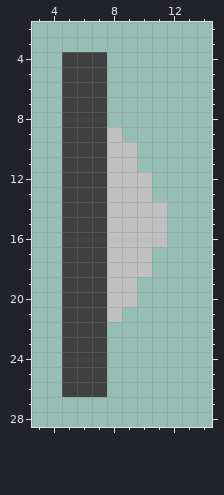
File history of a pixel-art sprite, icons/Wandleuchte_Grau.png. Above is the file before it was changed.
The file is 32x32 pixels. Shown: x 3..14, y 2..28. The old version is drawn lined up with the new one.
After the commit:
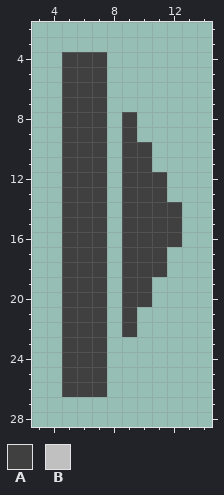
Palette (. is transparent): A #404040  B #c0c0c0
Edits made:
whole drawing moved by -1,+0 (the old picture is shown already moved)
@@ x 3..14 @@
  7 ..AAA.......
- 8 ..AAA.......
- 9 ..AAAB......
-10 ..AAABB.....
-11 ..AAABB.....
-12 ..AAABBB....
-13 ..AAABBB....
-14 ..AAABBBB...
-15 ..AAABBBB...
-16 ..AAABBBB...
-17 ..AAABBB....
-18 ..AAABBB....
-19 ..AAABB.....
-20 ..AAABB.....
-21 ..AAAB......
-22 ..AAA.......
+ 8 ..AAA.A.....
+ 9 ..AAA.A.....
+10 ..AAA.AA....
+11 ..AAA.AA....
+12 ..AAA.AAA...
+13 ..AAA.AAA...
+14 ..AAA.AAAA..
+15 ..AAA.AAAA..
+16 ..AAA.AAAA..
+17 ..AAA.AAA...
+18 ..AAA.AAA...
+19 ..AAA.AA....
+20 ..AAA.AA....
+21 ..AAA.A.....
+22 ..AAA.A.....
 23 ..AAA.......
